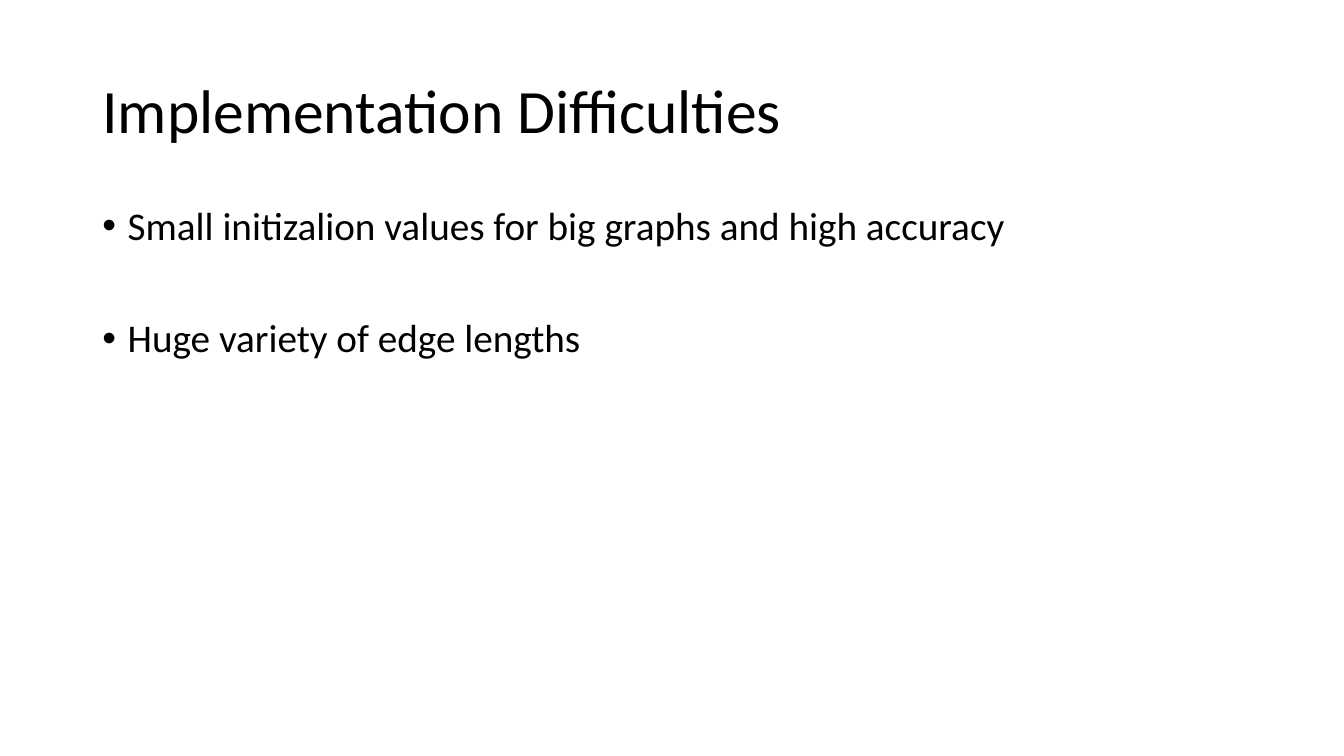
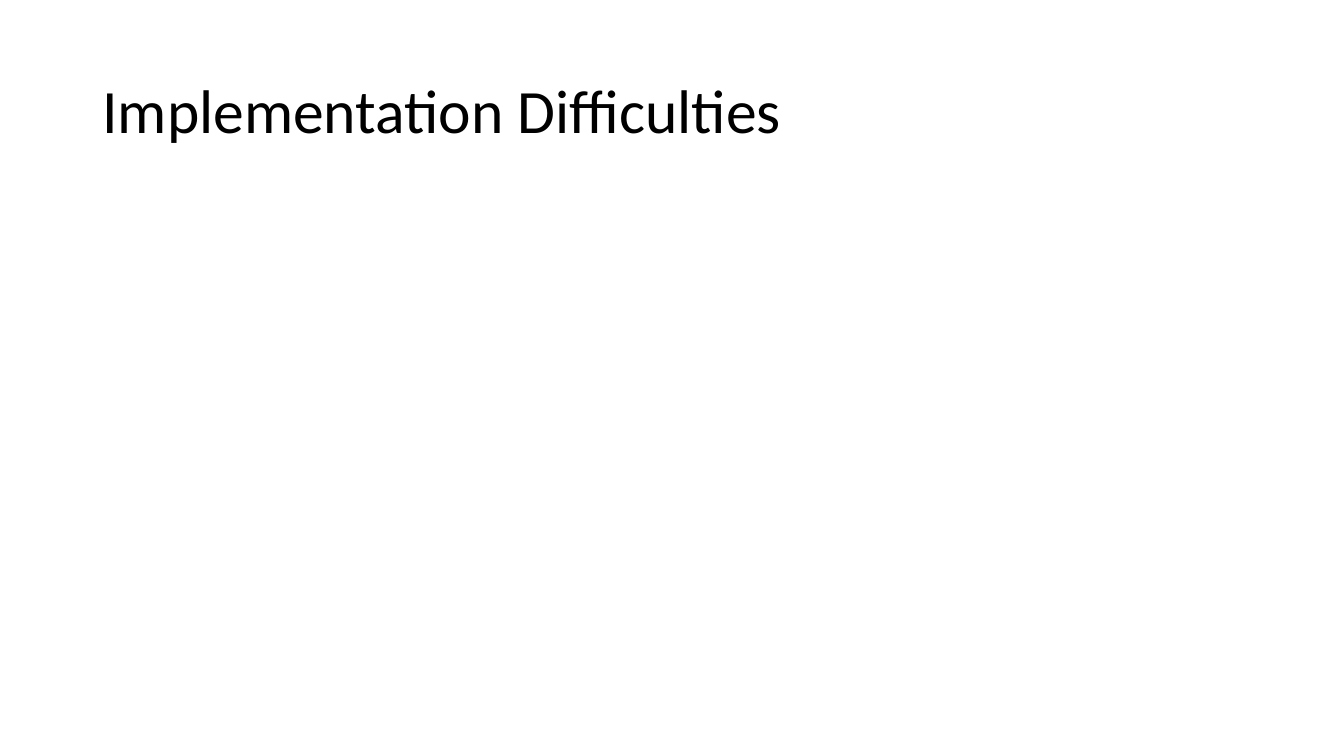
Before and after one commit to Speedphil544/Vortrag, a slide deck: slide 13 of MMCFP.pptx. Drawn at 1344x756 pixels with LibreOffice and Linux fonts; fonts in the diff are those of the drawing; grey boxes stand for pictures. Boxes give left, top, right and bottom in pixels: in the first picture for what was removed or moved away, otherwise in the second. Text is boxed around its words. In the diff, an @@ line names an element or a change of style, - is before the commit and + after.

```diff
--- a/MMCFP.pptx
+++ b/MMCFP.pptx
@@ text removed at (x1=128, y1=212, x2=1004, y2=359) @@
-• Small initizalion values for big graphs and high accuracy
-• Huge variety of edge lengths
```
Also in this commit, not shown: 7 other slides changed, 2 slides added, 1 slide removed.
